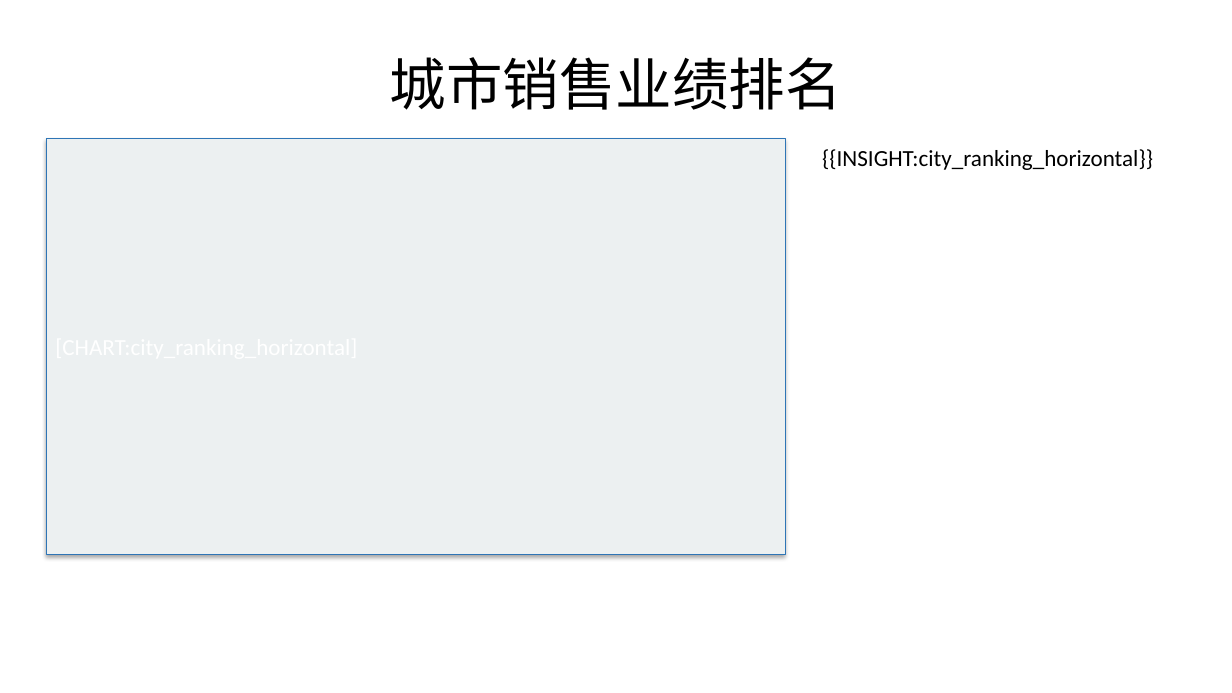
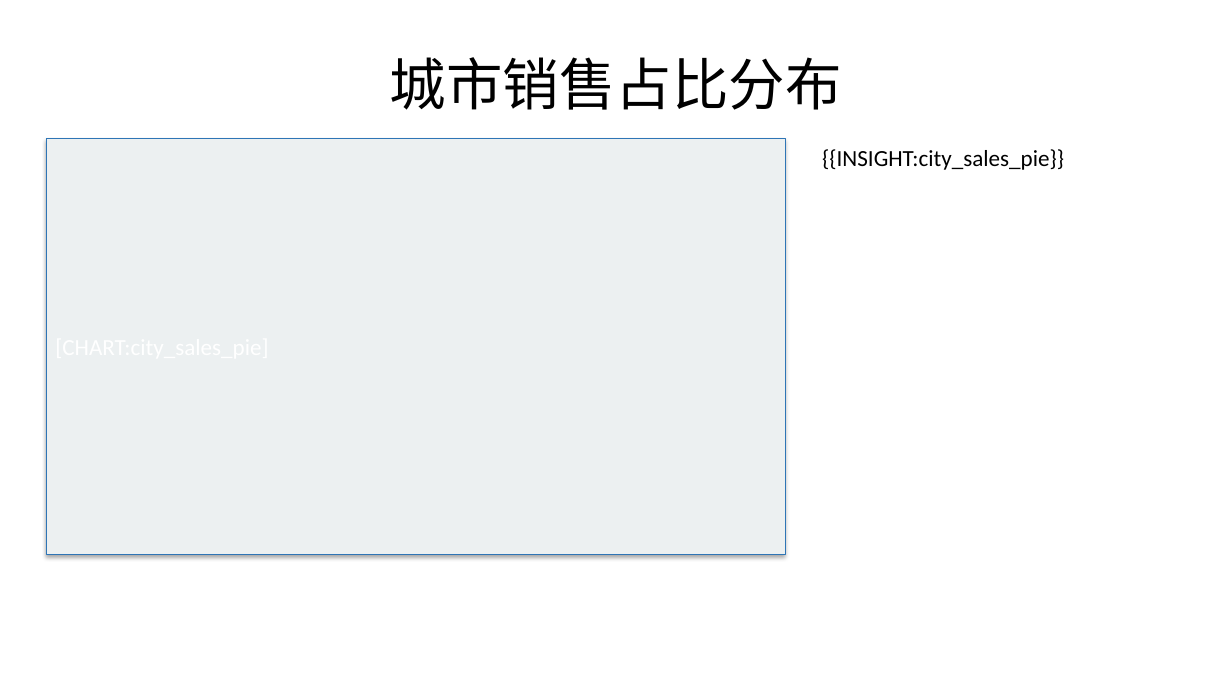
Before and after one commit to lijiahao1996/PPT-Automation, a slide deck: slide 6 of templates/新的报告模板.pptx. Drawn at 1232x693 pixels with LibreOffice and Linux fonts; fonts in the diff are those of the drawing. Boxes give left, top, right and bottom in pixels: in the first picture for what was removed or moved away, otherwise in the second. Text is boxed around its words. In the diff, an @@ line names an element or a change of style, - is before the commit and + after.

```diff
--- a/templates/新的报告模板.pptx
+++ b/templates/新的报告模板.pptx
@@ title at box(390, 57, 842, 110): text changed @@
-城市销售业绩排名
+城市销售占比分布
@@ text at box(822, 149, 1064, 170): text changed @@
-{{INSIGHT:city_ranking_horizontal}}
+{{INSIGHT:city_sales_pie}}
```
Also in this commit, not shown: 2 other slides changed, 1 slide added, 2 slides removed, 5 other files.
